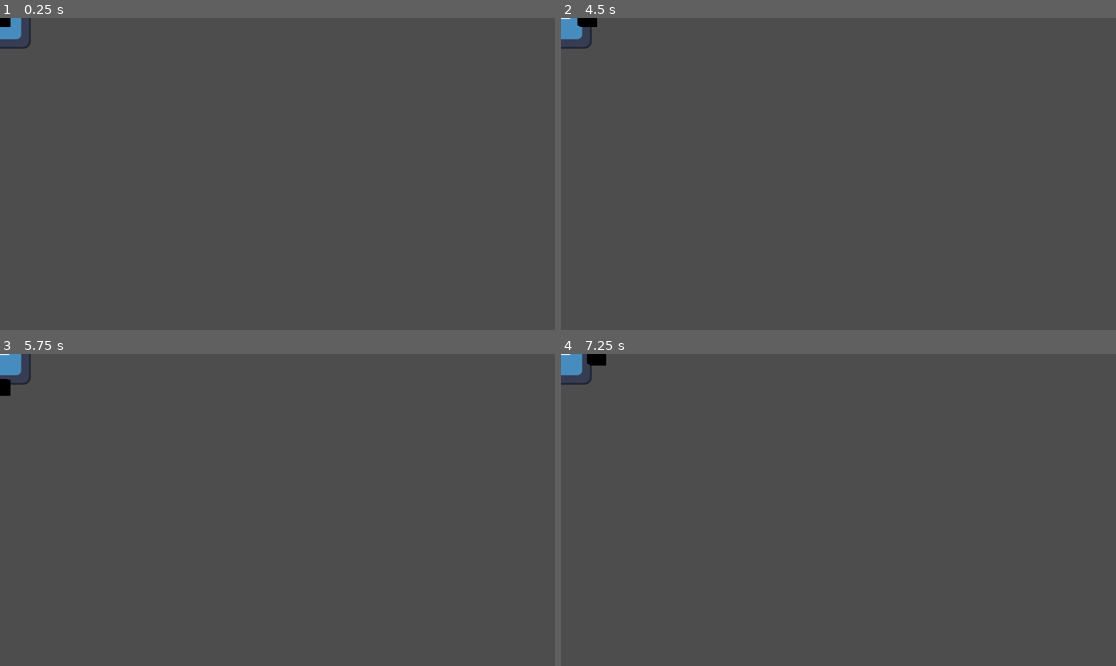
Above: before the commit, frames 1-4 (two rows, left to right).
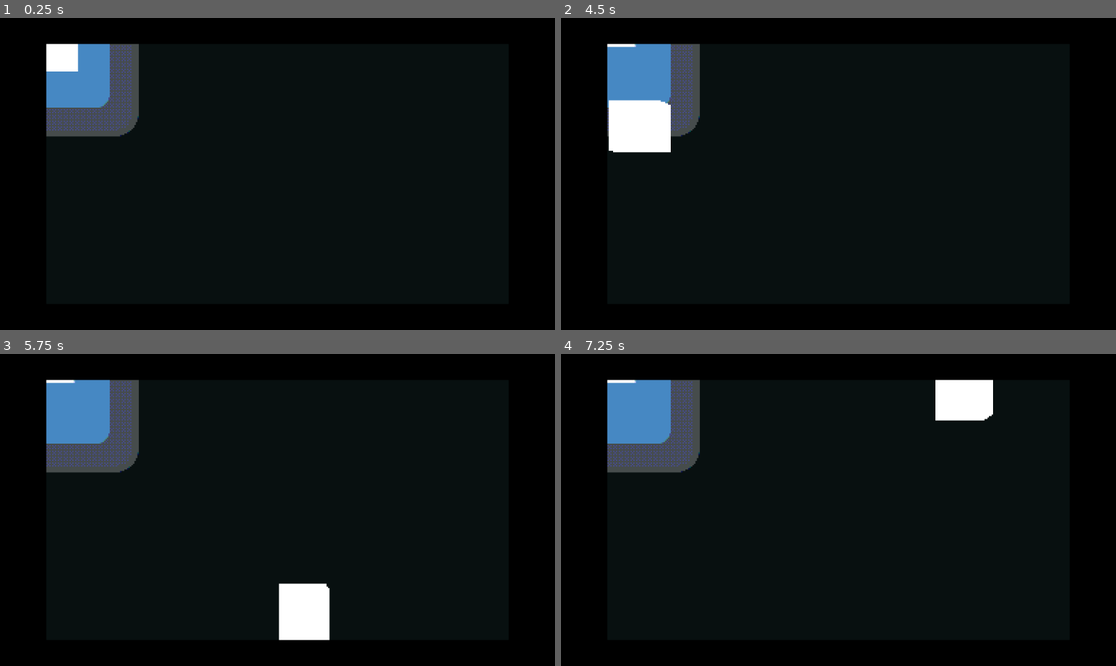
Above: after the commit, the same moments.

Repository: ethantstanger/orbital-space-controller
Game: Godot game, scene res://subscreen/subscreen.tscn
The game is run twice, just before and just after one commit, with the same random seed, the same clock (stepped at 60 frames per second) and the same inputs. The engine's default icon, where the game draws it, is replaced by a stand-in: a white triangle on a blue panel in a dark square.
Inputs (mouse positions are in pixels of both pictures, inside the frame that each line leads up to):
- Up to frame 1 (0.25 s): no input
- Up to frame 2 (4.5 s): tap Enter at 0.5 s; move the mouse to (960, 158) at 0.52 s; hold D (right) 0.53-1.28 s; move the mouse to (727, 189) at 1.27 s; hold S (down) 1.28-2.03 s; move the mouse to (894, 105) at 2.02 s; hold D (right) 2.03-2.78 s; move the mouse to (810, 236) at 2.77 s; hold W (up) 2.78-3.53 s; move the mouse to (1005, 220) at 3.52 s; hold A (left) from 3.53 s (still down); move the mouse to (672, 127) at 4.27 s
- Up to frame 3 (5.75 s): move the mouse to (305, 510) at 5.02 s; release A (left) at 5.03 s; hold S (down) from 5.03 s (still down)
- Up to frame 4 (7.25 s): move the mouse to (755, 432) at 5.77 s; release S (down) at 5.78 s; hold D (right) 5.78-6.53 s; move the mouse to (960, 494) at 6.52 s; hold W (up) from 6.53 s (still down)

The runs differ from the first frame. In frame 1, 98% of the frame differs, in the area x 0-100%, y 0-100%; in frame 2, 99%; in frame 3, 98%; in frame 4, 98%.

Commit message:
added the retro screen shader

Diff:
--- /dev/null
+++ b/assets/vfx/retro_shader.gdshader
@@ -0,0 +1,27 @@
+shader_type canvas_item;
+
+uniform int STEPS: instance_index(0);
+uniform vec3 BACKGROUND_COLOR: source_color;
+uniform sampler2D DITHER_TEXTURE;
+
+const vec2 resolution = vec2(300, 240);
+
+void fragment() {
+	vec2 TEXTURE_RESOLUTION = vec2(textureSize(TEXTURE, 0));
+	vec2 DITHER_RESOLUTION = vec2(8.0, 8.0);
+
+	vec4 color = texture(TEXTURE, UV);
+
+	vec3 COLOR_SPACE = vec3(1.0) - BACKGROUND_COLOR;
+
+	vec2 TEXTURE_POS = UV * TEXTURE_RESOLUTION;
+	vec2 DITHER_UV = mod(TEXTURE_POS, DITHER_RESOLUTION) / DITHER_RESOLUTION;
+
+	color = pow(color, 1.0 - (texture(DITHER_TEXTURE, DITHER_UV)) * 0.2);
+
+	color *= float(STEPS);
+	color = round(color);
+	color /= float(STEPS);
+
+	COLOR = vec4(BACKGROUND_COLOR + (COLOR_SPACE * color.rgb), color.a);
+}
--- a/objects/foreground/foreground.tscn
+++ /dev/null
@@ -1,13 +0,0 @@
-[gd_scene load_steps=2 format=3 uid="uid://cuuh0ywoow1uy"]
-
-[ext_resource type="PackedScene" uid="uid://xntl8ohpl6vh" path="res://objects/hand/hand.tscn" id="1_sjppg"]
-
-[node name="Foreground" type="SubViewport"]
-transparent_bg = true
-
-[node name="Node3D" type="Node3D" parent="."]
-
-[node name="Camera3D" type="Camera3D" parent="Node3D"]
-transform = Transform3D(1, 0, 0, 0, 1, 0, 0, 0, 1, 0, 0, 1.2522181)
-
-[node name="Hand" parent="Node3D" instance=ExtResource("1_sjppg")]
--- a/objects/hand/hand.tscn
+++ b/objects/hand/hand.tscn
@@ -1,8 +1,12 @@
-[gd_scene load_steps=3 format=3 uid="uid://xntl8ohpl6vh"]
+[gd_scene load_steps=4 format=3 uid="uid://xntl8ohpl6vh"]
 
 [ext_resource type="Script" uid="uid://c2hq7qmtwnxc1" path="res://objects/hand/hand.gd" id="1_0dbki"]
 
+[sub_resource type="StandardMaterial3D" id="StandardMaterial3D_0dbki"]
+shading_mode = 0
+
 [sub_resource type="BoxMesh" id="BoxMesh_0dbki"]
+material = SubResource("StandardMaterial3D_0dbki")
 
 [node name="Hand" type="Node3D"]
 script = ExtResource("1_0dbki")
--- a/project.godot
+++ b/project.godot
@@ -49,5 +49,7 @@
 
 [rendering]
 
+textures/canvas_textures/default_texture_filter=0
 renderer/rendering_method="gl_compatibility"
 renderer/rendering_method.mobile="gl_compatibility"
+environment/defaults/default_clear_color=Color(0, 0, 0, 1)
--- /dev/null
+++ b/subscreen/subscreen.gd
@@ -0,0 +1,12 @@
+extends SubViewportContainer
+class_name Subscreen
+
+func _init() -> void:
+	SubscreenResolution.update_resolution.connect(on_update_resolution)
+
+func on_update_resolution(RESOLUTION: Vector2i) -> void:
+	var MAX_SCALE := SubscreenResolution.max_scale_of(RESOLUTION)
+
+	size = RESOLUTION
+	scale = Vector2.ONE * MAX_SCALE
+	position = (DisplayServer.window_get_size() / 2) - (RESOLUTION / 2 * MAX_SCALE)
--- a/subscreen/subscreen.tscn
+++ b/subscreen/subscreen.tscn
@@ -1,10 +1,19 @@
-[gd_scene load_steps=4 format=3 uid="uid://bqkwal15168rq"]
+[gd_scene load_steps=7 format=3 uid="uid://bqkwal15168rq"]
 
-[ext_resource type="Script" uid="uid://bpm025oe8mtdl" path="res://subscreen/subscreen_container.gd" id="1_veg5d"]
+[ext_resource type="Shader" uid="uid://b5q1fay01jwey" path="res://assets/vfx/retro_shader.gdshader" id="1_5botf"]
+[ext_resource type="Script" uid="uid://bpm025oe8mtdl" path="res://subscreen/subscreen.gd" id="1_veg5d"]
 [ext_resource type="PackedScene" uid="uid://xntl8ohpl6vh" path="res://objects/hand/hand.tscn" id="2_jndkm"]
 [ext_resource type="Texture2D" uid="uid://cma5r4g8kyj0i" path="res://icon.svg" id="2_rdl34"]
+[ext_resource type="Texture2D" uid="uid://byk45p4yqhxyh" path="res://assets/vfx/dither_pattern.png" id="2_ui1rh"]
 
-[node name="SubscreenContainer" type="SubViewportContainer"]
+[sub_resource type="ShaderMaterial" id="ShaderMaterial_ui1rh"]
+shader = ExtResource("1_5botf")
+shader_parameter/STEPS = 4
+shader_parameter/BACKGROUND_COLOR = Color(0.03137255, 0.0627451, 0.0627451, 1)
+shader_parameter/DITHER_TEXTURE = ExtResource("2_ui1rh")
+
+[node name="Subscreen" type="SubViewportContainer"]
+material = SubResource("ShaderMaterial_ui1rh")
 offset_right = 40.0
 offset_bottom = 40.0
 stretch = true
--- a/subscreen/subscreen_container.gd
+++ /dev/null
@@ -1,7 +0,0 @@
-extends SubViewportContainer
-class_name SubscreenContainer
-
-func _init() -> void:
-	SubscreenResolution.update_resolution.connect(on_update_resolution)
-
-func on_update_resolution(RESOLUTION: Vector2i) -> void: size = RESOLUTION
Binary file added: assets/vfx/dither_pattern.png
Not shown, added: assets/vfx/dither_pattern.png.import
Not shown, added: assets/vfx/retro_shader.gdshader.uid
Renamed: subscreen/subscreen_container.gd.uid -> subscreen/subscreen.gd.uid
